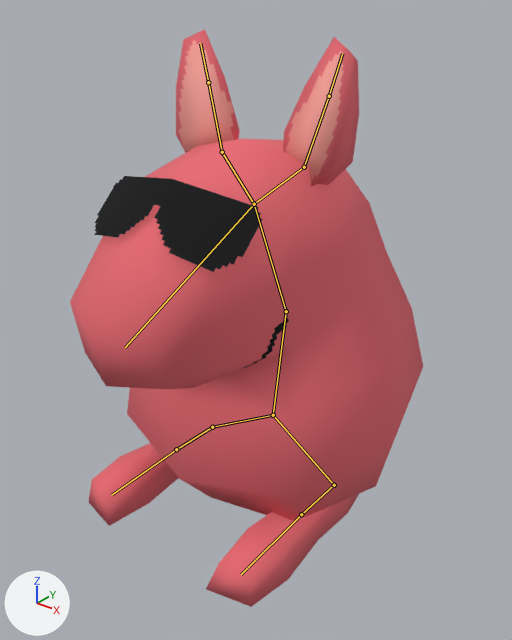
Renders of the Blender file Capstone Project/Assets/Blender/Mr. Mackinley/Mr. Mackinley.blend from each side of a commit.
Camera for both pictures: a camera (50 mm lens) standing at (1.98, -2.56, 1.79) and looking at (-0.05, -0.02, 0.22). Lighting does not change. The marker at lower left points along +X, +Y and +Z. The bones that bend it are drawn over the model as lines.

Objects in the first picture: 'Body', 'Ears', 'Feet', 'Shades'.
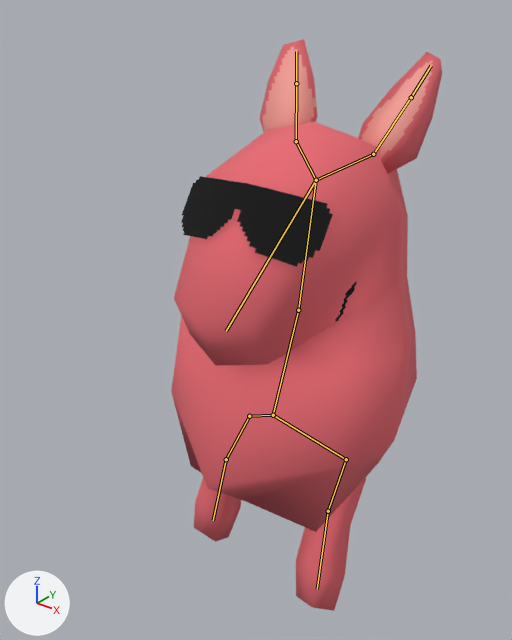
Commit message: Fall Animation Started

The newer file adds an action. The first version stands in its rest pose; the second is drawn at frame 1 of the action 'Fall_loop'.

What differs and where, as boxes [x1, y1, x2, y2] in the pictures (512 x 640 px):
'Body', posed (30% narrower, 8% taller): before [70, 139, 423, 520]; after [171, 122, 417, 532]
'Ears', posed (15% shorter): before [176, 29, 359, 186]; after [260, 39, 442, 173]
'Feet', posed: before [89, 443, 359, 607]; after [194, 477, 366, 611]
'Shades', posed (10% narrower): before [94, 176, 263, 272]; after [181, 176, 333, 267]
bone 'Waist', root to tip: before (273, 415) to (286, 311); after (273, 415) to (298, 310)
bone 'Neck', root to tip: before (286, 311) to (254, 204); after (298, 310) to (316, 180)
bone 'Head', root to tip: before (254, 204) to (125, 347); after (316, 180) to (226, 331)
bone 'EarHalf1.L', root to tip: before (304, 167) to (329, 96); after (373, 154) to (411, 97)
bone 'EarHalf1.R', root to tip: before (222, 152) to (208, 82); after (296, 141) to (296, 83)
bone 'Thigh.L', root to tip: before (273, 415) to (334, 485); after (273, 415) to (346, 459)
bone 'Heel.L', root to tip: before (334, 485) to (301, 514); after (346, 459) to (328, 511)
bone 'Toe.L', root to tip: before (301, 514) to (241, 574); after (328, 511) to (317, 589)
bone 'Thigh.R', root to tip: before (273, 415) to (212, 427); after (273, 415) to (249, 416)
bone 'Heel.R', root to tip: before (212, 427) to (176, 449); after (249, 416) to (226, 459)
bone 'Toe.R', root to tip: before (176, 449) to (111, 495); after (226, 459) to (213, 520)

The change in detail:
Bone 'Waist' (bone_waist) turns from (0, 0, 0) to (-12, 0, 0) degrees about its own x, y and z.
Bone 'Neck' (bone_neck) turns from (0, 0, 0) to (-21, 0, 0) degrees about its own x, y and z.
Bone 'Head' (bone_head) turns from (0, 0, 0) to (46, 0, 0) degrees about its own x, y and z.
Bone 'EarHalf1.L' (bone_earhalf1_l) turns from (0, 0, 0) to (5, 2, 2) degrees about its own x, y and z.
Bone 'EarHalf1.R' (bone_earhalf1_r) turns from (0, 0, 0) to (12, -3, -4) degrees about its own x, y and z.
Bone 'Thigh.L' (bone_thigh_l) turns from (0, 0, 0) to (-13, 21, 25) degrees about its own x, y and z.
Bone 'Heel.L' (bone_heel_l) turns from (0, 0, 0) to (-30, 43, -18) degrees about its own x, y and z.
Bone 'Toe.L' (bone_toe_l) turns from (0, 0, 0) to (-19, 1, -3) degrees about its own x, y and z.
Bone 'Thigh.R' (bone_thigh_r) turns from (0, 0, 0) to (-12, -22, -24) degrees about its own x, y and z.
Bone 'Heel.R' (bone_heel_r) turns from (0, 0, 0) to (-24, -35, 8) degrees about its own x, y and z.
Bone 'Toe.R' (bone_toe_r) turns from (0, 0, 0) to (-26, -3, 1) degrees about its own x, y and z.
